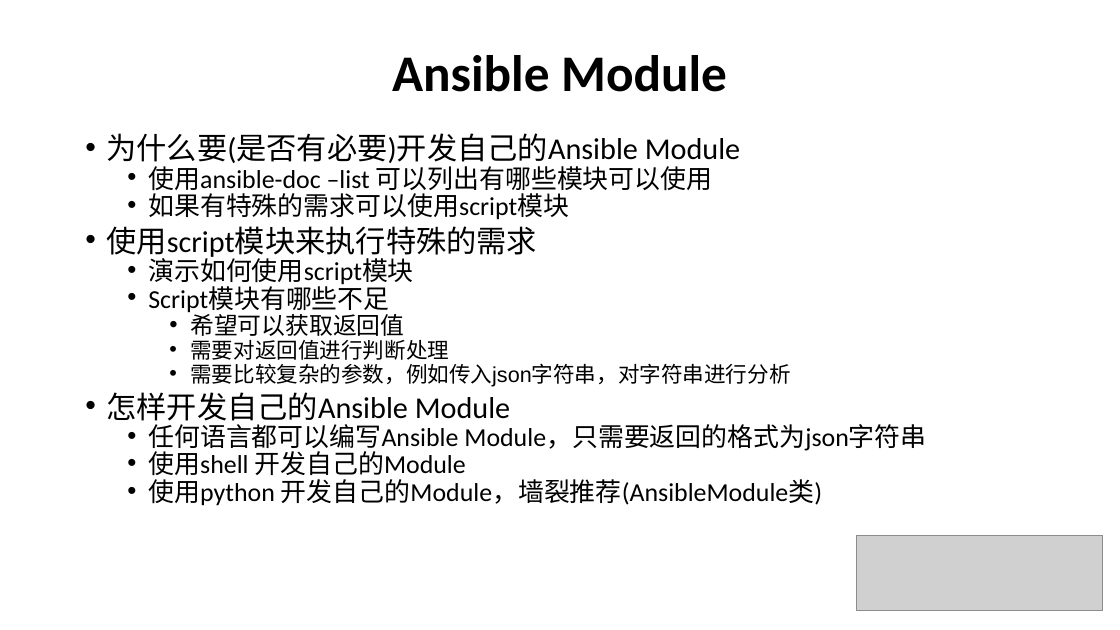
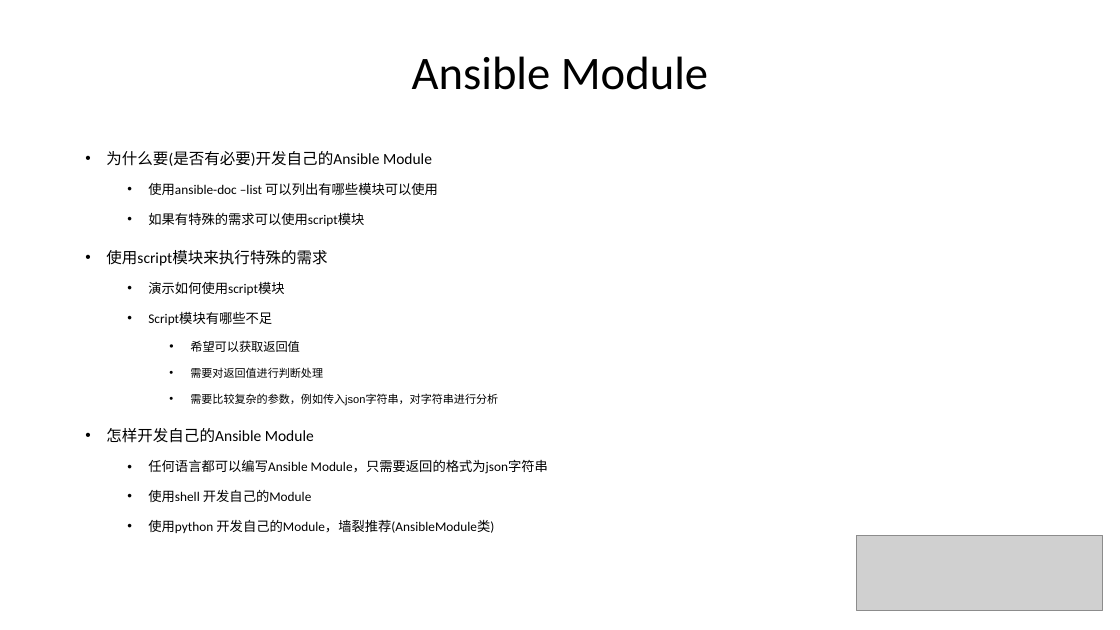
Before and after one commit to leeyan85/ansible-develop, a slide deck: slide 5 of 06-Ansible develop.pptx. Drawn at 1120x630 pixels with LibreOffice and Linux fonts; fonts in the diff are those of the drawing; grey boxes stand for pictures. Boxes give left, top, right and bottom in pixels: in the first picture for what was removed or moved away, otherwise in the second. Text is boxed around its words. In the diff, an @@ line names an element or a change of style, - is before the commit and + after.

Commit message:
ansible process modify

```diff
--- a/06-Ansible develop.pptx
+++ b/06-Ansible develop.pptx
@@ title "Ansible Module" at <box>412,56,708,90</box>: size 44 to 40 pt, bold off @@
@@ text "为什么要(是否有必要)开发自己的Ansible Module" at <box>106,151,548,533</box>: size 25.9 to 13.3 pt in "为什么要(是否有必要)开发自己的Ansible Module", "使用script模块来执行特殊的需求", "怎样开发自己的Ansible Module"; size 22.2 to 11.4 pt in "使用ansible-doc –list 可以列出有哪些模块可以使用", "如果有特殊的需求可以使用script模块", "演示如何使用script模块", "Script模块有哪些不足" and 3 more places; size 20.4 to 10.4 pt in "希望可以获取返回值"; size 18.5 to 9.5 pt in "需要对返回值进行判断处理", "需要比较复杂的参数，例如传入json字符串，对字符串进行分析"; line spacing 0.7 to 1.5 @@
```
Also in this commit, not shown: 6 other slides changed, 1 other file.
